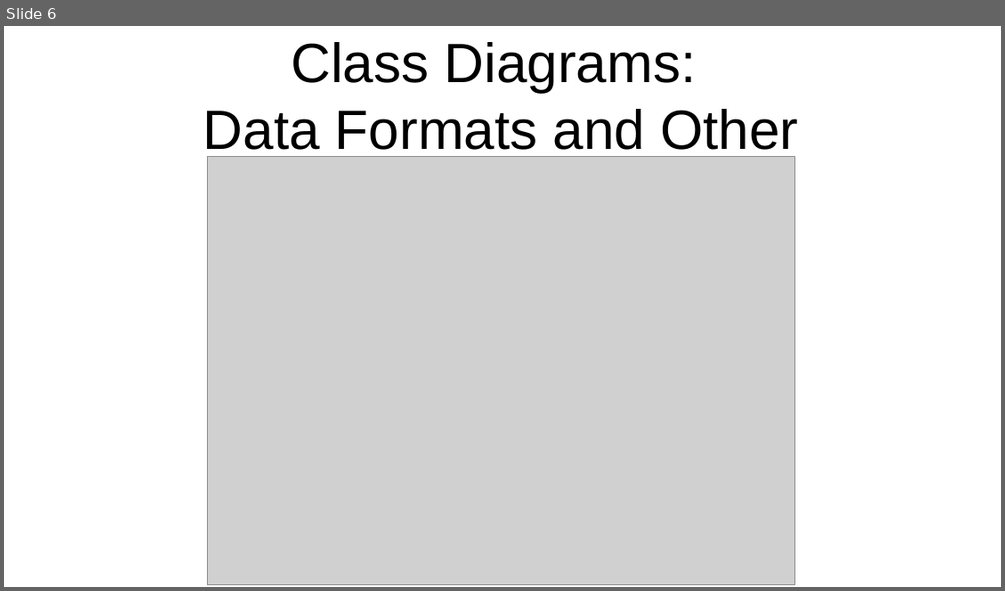
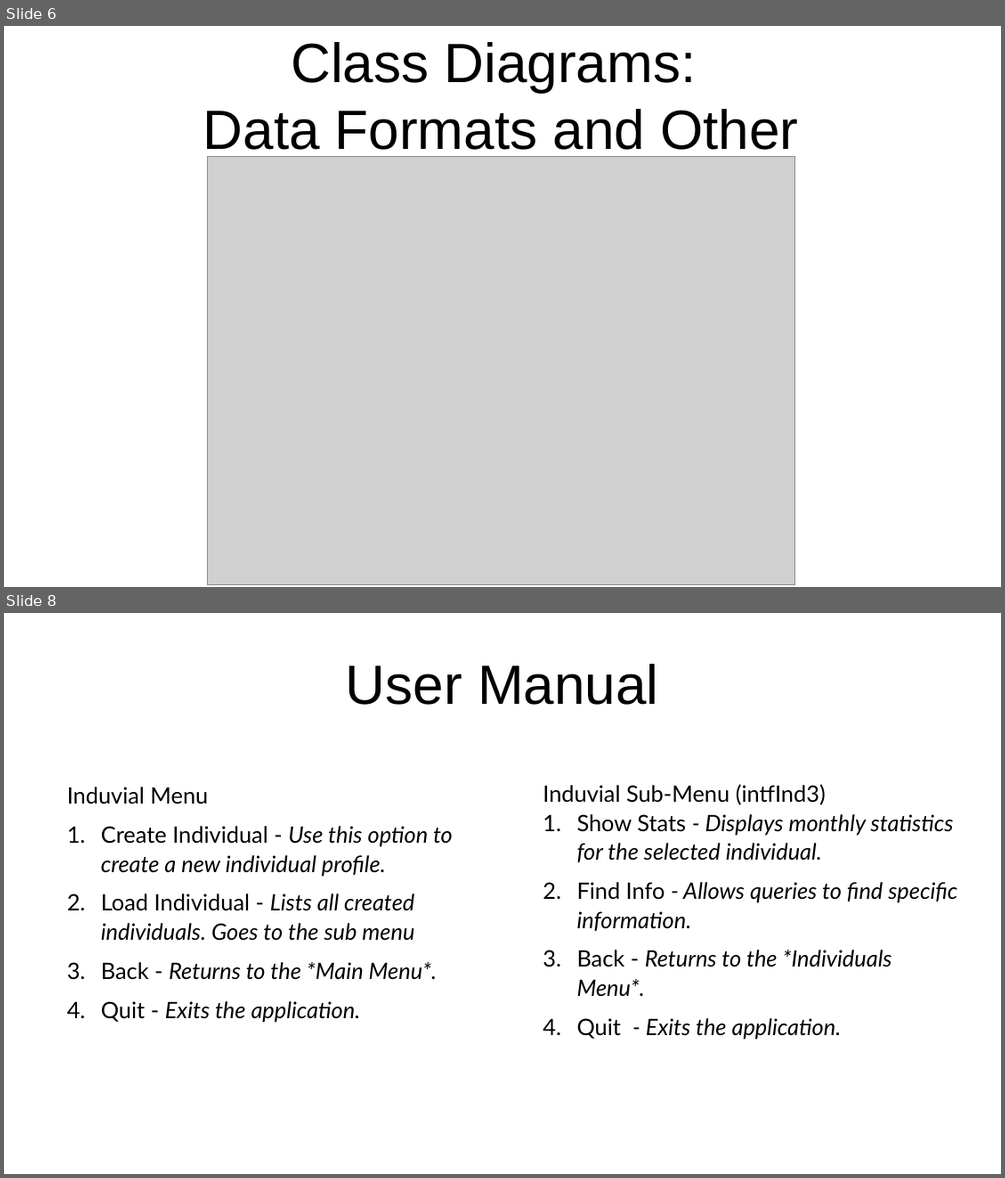
Before and after one commit to arlemoine/CS340_F_24_char_junkies, a slide deck: Doc/project_report.odp. Shown one above the other, each under a label of ours: slide 6 before the commit, slides 6 and 8 after it; the slides between them are not shown. The pictures are 1005x591 and 1005x1178 pixels, drawn with LibreOffice and Linux fonts; fonts in the diff are those of the drawing; grey boxes stand for pictures. Boxes give left, top, right and bottom in pixels: in the first picture for what was removed or moved away, otherwise in the second. Text is boxed around its words. In the diff, an @@ line names an element or a change of style, - is before the commit and + after.

Commit message:
User Manual

```diff
--- a/Doc/project_report.odp
+++ b/Doc/project_report.odp
@@ slide 8 added at (4,613,1001,1174), background #FFFFFF @@
@@ title added at (346,664,659,705), 44 pt, text #000000 @@
+User Manual
@@ text added at (67,787,453,1022), 18 pt, text #000000, italic @@
+Induvial Menu
+1. Create Individual - Use this option to create a new individual profile.
+2. Load Individual - Lists all created individuals. Goes to the sub menu
+3. Back - Returns to the *Main Menu*.
+4. Quit - Exits the application.
@@ text added at (542,784,957,1038), 18 pt, text #000000, italic @@
+Induvial Sub-Menu (intfInd3)
+1. Show Stats - Displays monthly statistics for the selected individual.
+2. Find Info - Allows queries to find specific information.
+3. Back - Returns to the *Individuals Menu*.
+4. Quit - Exits the application.
```
Also in this commit, not shown: 3 slides changed, 2 other slides added, 1 slide removed.
